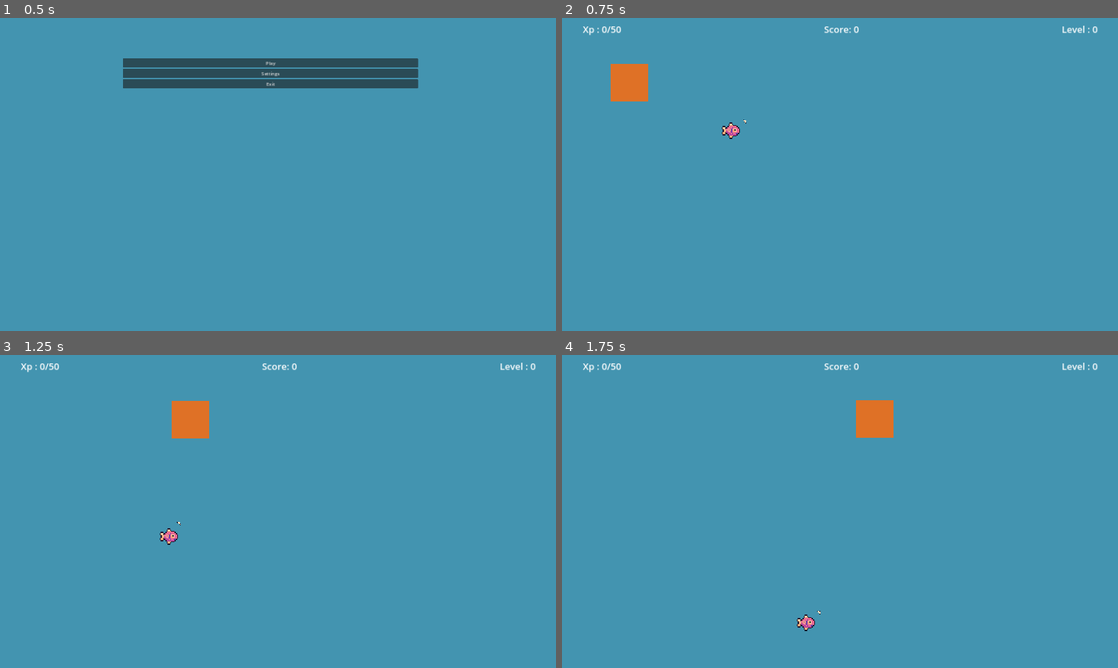
Above: before the commit, frames 1-4 (two rows, left to right).
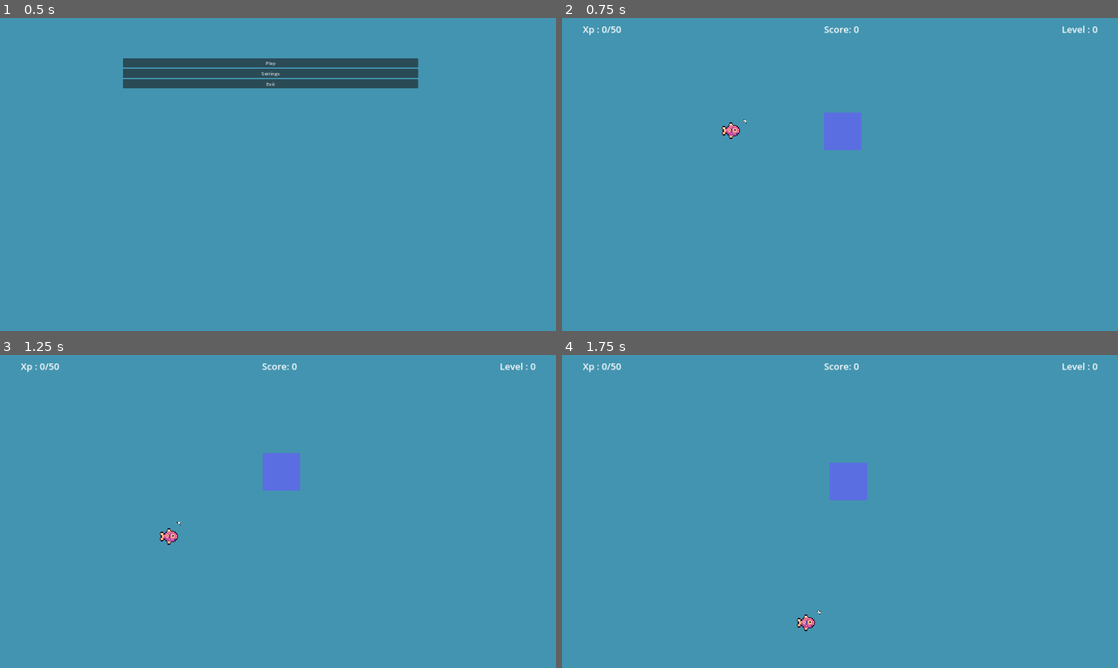
Above: after the commit, the same moments.

Repository: TheCursedMerchant/qdm_gameJam2024
Game: Godot game, scene res://menu.tscn
Same seed, same stepped clock (60 frames per second), same inputs: the game is played once before the commit and once after it.
Inputs (mouse positions are in pixels of both pictures, inside the frame that each line leads up to):
- Up to frame 1 (0.5 s): no input
- Up to frame 2 (0.75 s): click "Play" at 0.5 s
- Up to frame 3 (1.25 s): no input
- Up to frame 4 (1.75 s): move the mouse to (962, 495) at 1.27 s; press the mouse at (962, 495) at 1.28 s; hold Right (ui_right) from 1.28 s (still down)

Frame 1 is identical in both runs. In frame 2, 1.6% of the frame differs, in the area x 8-54%, y 14-43%; in frame 3, 1.6%; in frame 4, 1.6%.

Commit message:
Messing with the spawners.

Diff:
--- a/gamejam2024/scenes/hunter_fish.tscn
+++ b/gamejam2024/scenes/hunter_fish.tscn
@@ -18,3 +18,5 @@
 wait_time = 3.0
 
 [node name="HitStopTimer" type="Timer" parent="."]
+
+[node name="SquishTimer" type="Timer" parent="."]
--- a/gamejam2024/scenes/puffer_fish.tscn
+++ b/gamejam2024/scenes/puffer_fish.tscn
@@ -5,7 +5,7 @@
 
 [sub_resource type="RectangleShape2D" id="RectangleShape2D_nctmb"]
 
-[node name="PufferFish" type="Area2D"]
+[node name="PufferFish" type="Area2D" groups=["Enemy"]]
 script = ExtResource("1_7fxwi")
 
 [node name="Sprite2D" type="Sprite2D" parent="."]
@@ -13,3 +13,7 @@
 
 [node name="CollisionShape2D" type="CollisionShape2D" parent="."]
 shape = SubResource("RectangleShape2D_nctmb")
+
+[node name="HitStopTimer" type="Timer" parent="."]
+
+[node name="SquishTimer" type="Timer" parent="."]
--- a/gamejam2024/scripts/game.gd
+++ b/gamejam2024/scripts/game.gd
@@ -4,6 +4,8 @@
 @onready var camera : MainCamera = $MainCamera
 @onready var scoreboard = $CanvasLayer/Scoreboard
 @onready var death_screen = $CanvasLayer/Death
+@onready var spawner = $Spawner_D1
+@onready var hunterTime = 10
 
 func _ready() -> void:
 	player.connect("charge", camera.updateZoom)
@@ -18,3 +20,6 @@
 
 	if(Input.is_action_just_pressed("ui_reset")) :
 		get_tree().reload_current_scene()
+
+func spawn_hunter():
+	pass
--- a/gamejam2024/scripts/npc/hunter_fish.gd
+++ b/gamejam2024/scripts/npc/hunter_fish.gd
@@ -1,7 +1,7 @@
 class_name Hunter
 extends "res://scripts/npc/fish.gd"
 
-@export var huntingSpeed = 300
+@export var huntingSpeed = 400
 
 @onready var huntingTimer:= $HuntTimer
 
@@ -19,10 +19,12 @@
 	fish_movement(delta)
 
 func fish_movement(delta):
+	speed=200
 	if isHunting:
 		global_position += position.direction_to(player.position) * huntingSpeed * delta
 	else:
 		global_position += direction * speed * delta
+
 func _on_hunt_timer_timeout() -> void:
 	var currentSize = sprite.get_rect().size * sprite.scale
 	var currentPlayerSize = player.sprite.get_rect().size * player.scale_size
@@ -35,7 +37,3 @@
 		if (!player.isRecovery):
 			isHunting = false
 			huntingTimer.start()
-
-func take_damage() :
-	deactivate()
-	pass
--- a/gamejam2024/scripts/npc/puffer_fish.gd
+++ b/gamejam2024/scripts/npc/puffer_fish.gd
@@ -1,15 +1,22 @@
 class_name PufferFish
 extends "res://scripts/npc/fish.gd"
-
+var player: CharacterBody2D
 
 # Called when the node enters the scene tree for the first time.
 func _ready() -> void:
-	pass # Replace with function body.
-
+	player = System.player_body
 
 # Called every frame. 'delta' is the elapsed time since the previous frame.
 func _process(delta: float) -> void:
-	pass
+	fish_movement(delta)
+
+# The movement of the fish.
+func fish_movement(delta):
+	speed = 100
+	global_position += position.direction_to(player.position) * speed * delta
+	var player_distance = position.distance_to(player.position) # 200 seems to be a good distance
+	if player_distance <= 200.0001:
+		attack()
 
 func attack():
-	deactivate()
+	print("I attack.")
--- a/gamejam2024/scripts/spawner.gd
+++ b/gamejam2024/scripts/spawner.gd
@@ -68,3 +68,7 @@
 	return new_fish
 
 # If timer > n isHunting = active
+func spawn_hunter() -> Fish:
+	var new_hunter: Fish = hunter_scene.instantiate()
+
+	return new_hunter
--- a/gamejam2024/test.tscn
+++ b/gamejam2024/test.tscn
@@ -9,7 +9,7 @@
 [ext_resource type="AudioStream" uid="uid://djvogs81a54v0" path="res://assets/audio/background.wav" id="7_dmmww"]
 [ext_resource type="PackedScene" uid="uid://dckaow6kdj6h1" path="res://scenes/death.tscn" id="7_ib807"]
 [ext_resource type="Script" path="res://scripts/system/sound_effect.gd" id="9_3l5fu"]
-[ext_resource type="PackedScene" uid="uid://boidyiiht2uev" path="res://scenes/hunter_fish.tscn" id="10_kx2q7"]
+[ext_resource type="PackedScene" uid="uid://b5yn58nsyoxxl" path="res://scenes/puffer_fish.tscn" id="10_4er66"]
 
 [node name="Game" type="Node2D"]
 script = ExtResource("1_3yksk")
@@ -75,5 +75,5 @@
 autoplay = true
 script = ExtResource("9_3l5fu")
 
-[node name="HunterFish" parent="." instance=ExtResource("10_kx2q7")]
-position = Vector2(90, 224)
+[node name="PufferFish" parent="." instance=ExtResource("10_4er66")]
+position = Vector2(956, 390)
